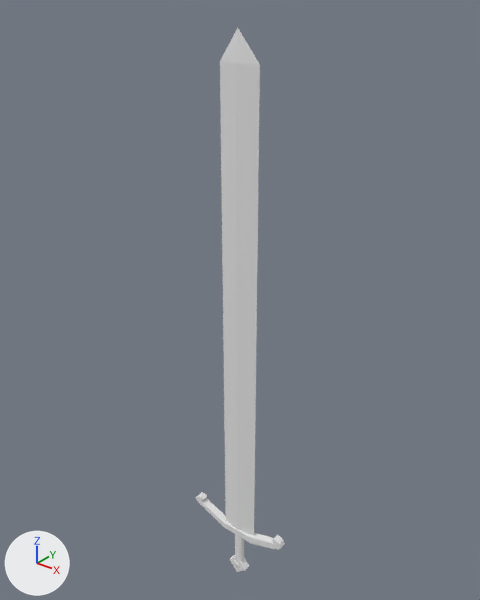
The OBJ model assets/models/sword.obj, before and after one commit.
One viewpoint serves both versions: a 50 mm camera at (2.96, -3.7, 5.24) aimed at (-0.13, 0.16, 2.85). Lighting does not change. The marker at lower left points along +X, +Y and +Z. Where no turn or scale is listed for an object, it has been applied to the vertices.

In view in the first picture: 'Cube.002_Cube.003'.
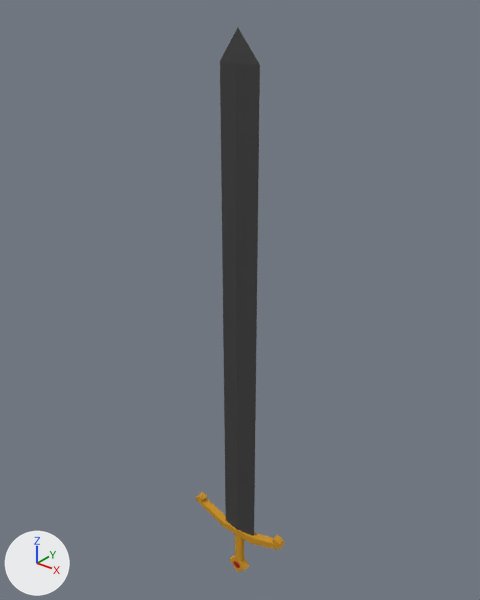
Where the change shows, as pixel boxes (x1, y1, x2, y2) in the pictures (480 x 600 px):
'Cube.002_Cube.003', surface changed (grey to black): (195, 28, 285, 572) in both

Diff of the bpy script that builds the scene:
```diff
--- a/assets/models/sword.obj.py
+++ b/assets/models/sword.obj.py
@@ img_sword_png @@
+img_sword_png = load_image('sword.png', '../textures/sword.png', 500, 500, 'sRGB')
@@ mat_material_011 @@
 mat_material_011 = principled_material('Material.011')
-mat_material_011.base_color = (0.8, 0.8, 0.8)  # white #e7e7e7
+mat_material_011.texture = img_sword_png
 mat_material_011.roughness = 0.696
@@ mat_material_007 @@
 mat_material_007 = principled_material('Material.007')
-mat_material_007.base_color = (0.8, 0.8, 0.8)  # white #e7e7e7
+mat_material_007.texture = img_sword_png
 mat_material_007.roughness = 0.696
@@ mat_material_012 @@
 mat_material_012 = principled_material('Material.012')
-mat_material_012.base_color = (0.8, 0.8, 0.8)  # white #e7e7e7
+mat_material_012.texture = img_sword_png
 mat_material_012.roughness = 0.696
@@ mat_material_010 @@
 mat_material_010 = principled_material('Material.010')
-mat_material_010.base_color = (0.8, 0.8, 0.8)  # white #e7e7e7
+mat_material_010.texture = img_sword_png
 mat_material_010.roughness = 0.696
@@ me_cube_002_cube_003 @@
 me_cube_002_cube_003.from_pydata(...)  # 133 vertices, 250 faces; spans x -0.54..0.49, y -0.03..0.04, z -0.01..4.94
 # used by ob_cube_002_cube_003; location = (0.0, 0.0, 0.0)
+# me_cube_002_cube_003 part 1: 249 kept faces spanning x -0.54..0.49, y -0.03..0.04, z -0.01..4.94 get new texture (UV) coordinates
 me_cube_002_cube_003.materials.append(mat_material_011)
```
